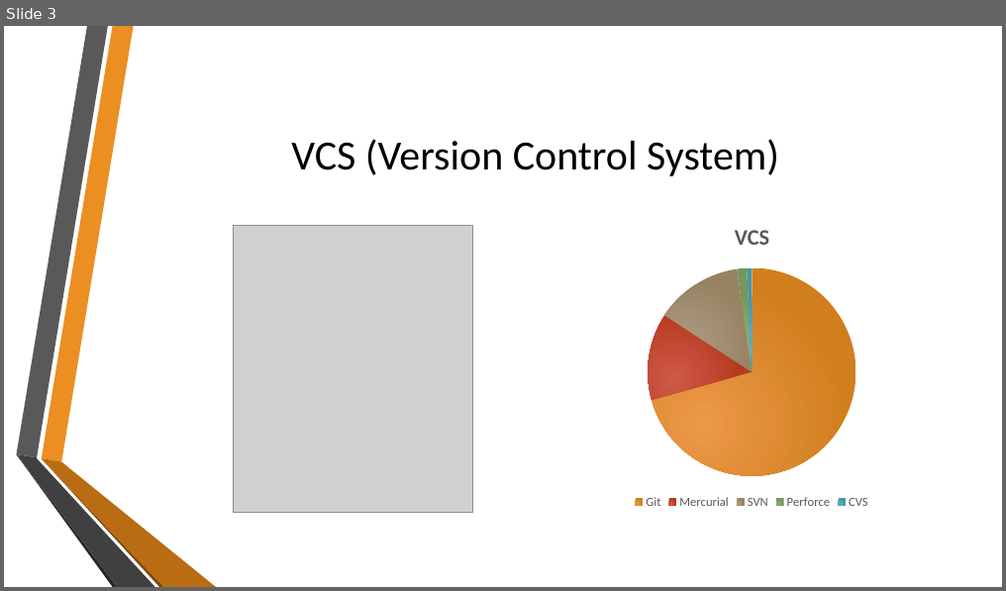
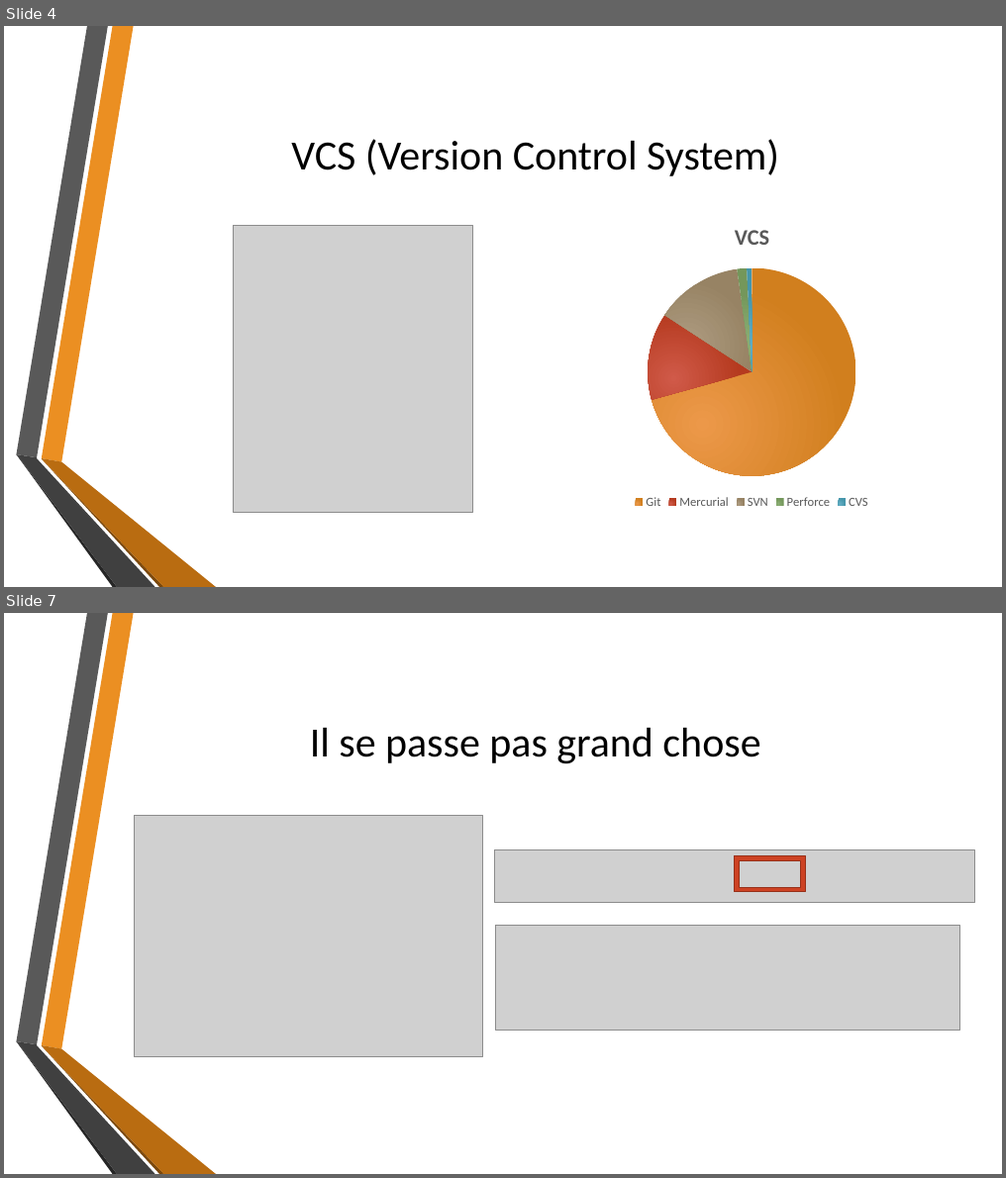
Before and after one commit to MatRenaud/Tptravailinfo, a slide deck: GitPresentation.pptx. Shown one above the other, each under a label of ours: slide 3 before the commit, slides 4 and 7 after it; the slides between them are not shown. The pictures are 1006x591 and 1006x1178 pixels, drawn with LibreOffice and Linux fonts; fonts in the diff are those of the drawing; grey boxes stand for pictures; background and template pictures are left out. Boxes give left, top, right and bottom in pixels: in the first picture for what was removed or moved away, otherwise in the second. Text is boxed around its words. In the diff, an @@ line names an element or a change of style, - is before the commit and + after.

```diff
--- a/GitPresentation.pptx
+++ b/GitPresentation.pptx
@@ slide 7 added at (4,613,1002,1174), background picture (left out); not listed: 6 template elements that a slide beside it also shows @@
@@ title added at (310,728,760,764), 40 pt, text #000000 @@
+Il se passe pas grand chose
@@ picture added at (135,816,483,1058) @@
@@ picture added at (494,851,975,903) @@
@@ frame added at (735,857,806,892), fill #CD4223, outline #98311A 1 pt @@
@@ picture added at (495,925,960,1030) @@
@@ what was slide 3 is now slide 4 @@
```
Also in this commit, not shown: 2 slides changed, 12 other slides added, 3 other files.
